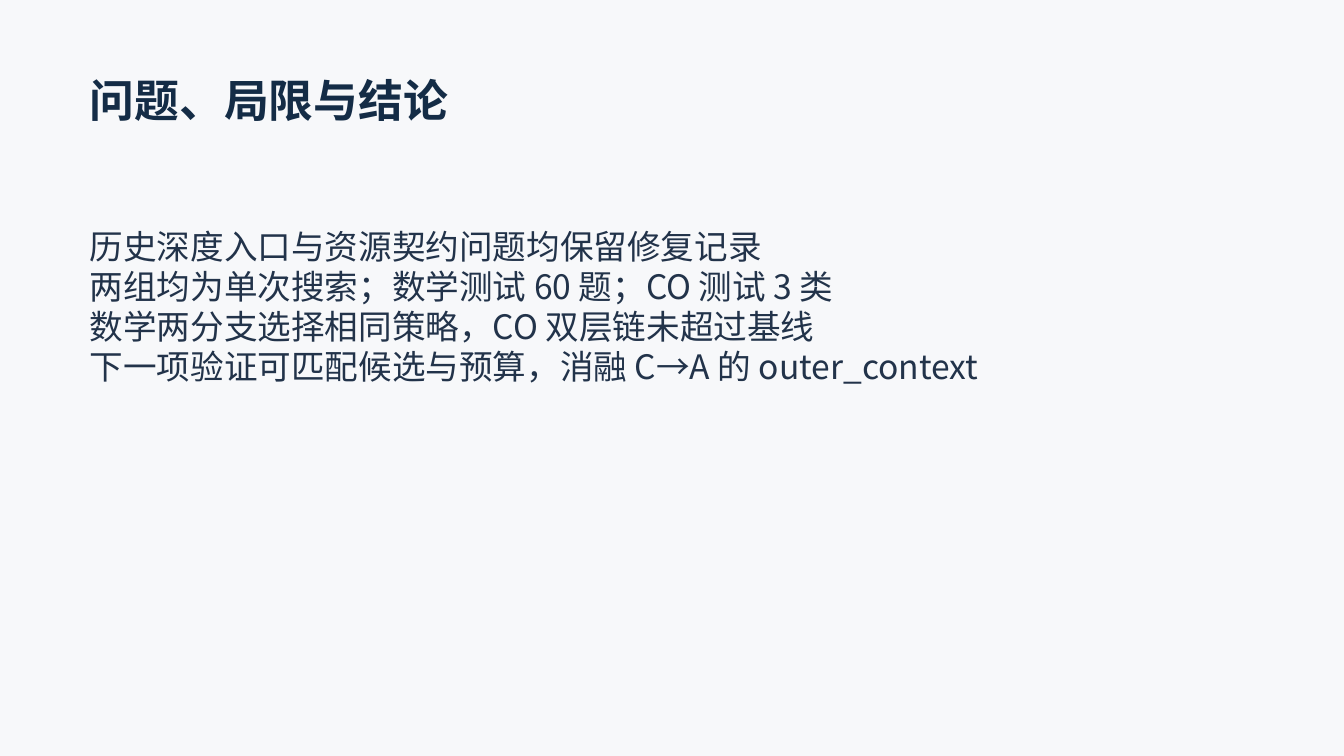
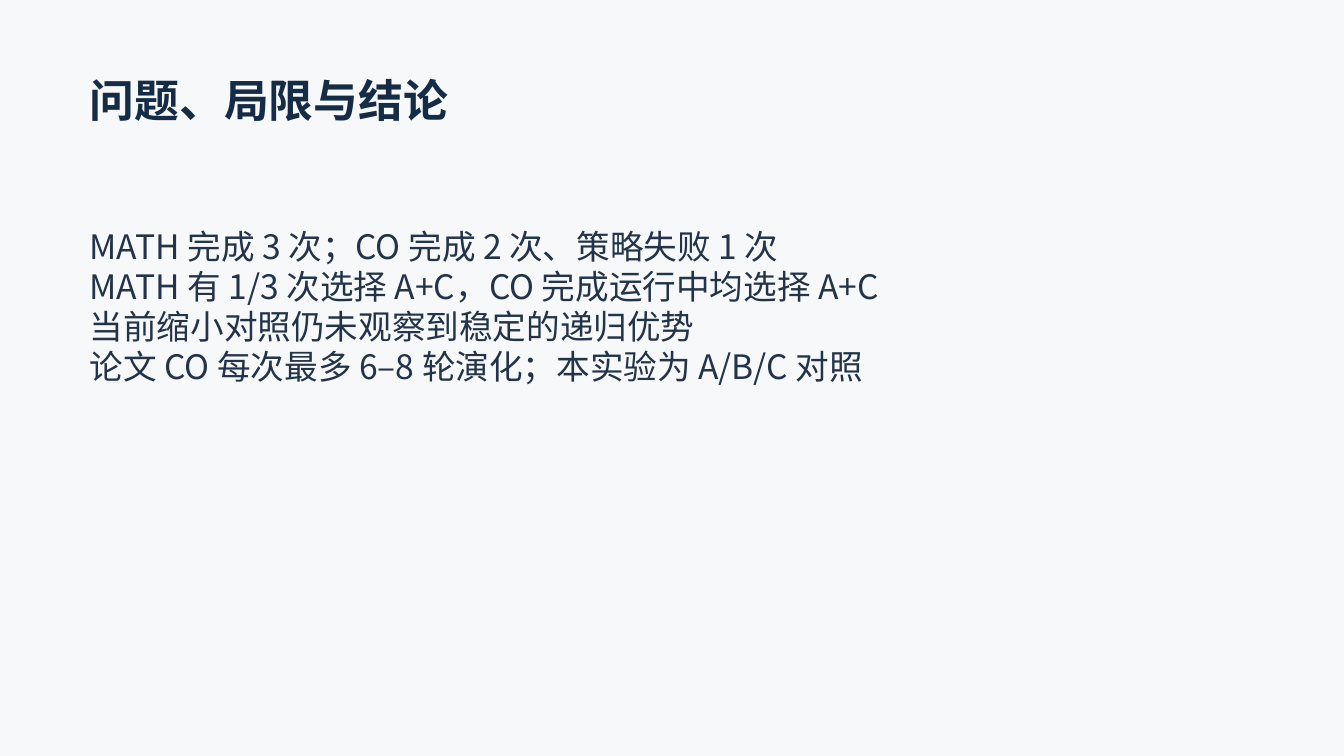
Before and after one commit to xiaolizi33/AlphaDiana, a slide deck: slide 15 of reproduction/presentation/MetaN_18min.pptx. Drawn at 1344x756 pixels with LibreOffice and Linux fonts; fonts in the diff are those of the drawing. Boxes give left, top, right and bottom in pixels: in the first picture for what was removed or moved away, otherwise in the second. Text is boxed around its words. In the diff, an @@ line names an element or a change of style, - is before the commit and + after.

```diff
--- a/reproduction/presentation/MetaN_18min.pptx
+++ b/reproduction/presentation/MetaN_18min.pptx
@@ text at box(90, 230, 879, 385): text changed @@
-历史深度入口与资源契约问题均保留修复记录
-两组均为单次搜索；数学测试 60 题；CO 测试 3 类
-数学两分支选择相同策略，CO 双层链未超过基线
-下一项验证可匹配候选与预算，消融 C→A 的 outer_context
+MATH 完成 3 次；CO 完成 2 次、策略失败 1 次
+MATH 有 1/3 次选择 A+C，CO 完成运行中均选择 A+C
+当前缩小对照仍未观察到稳定的递归优势
+论文 CO 每次最多 6–8 轮演化；本实验为 A/B/C 对照
```
Also in this commit, not shown: 5 other slides changed, 17 other files.
